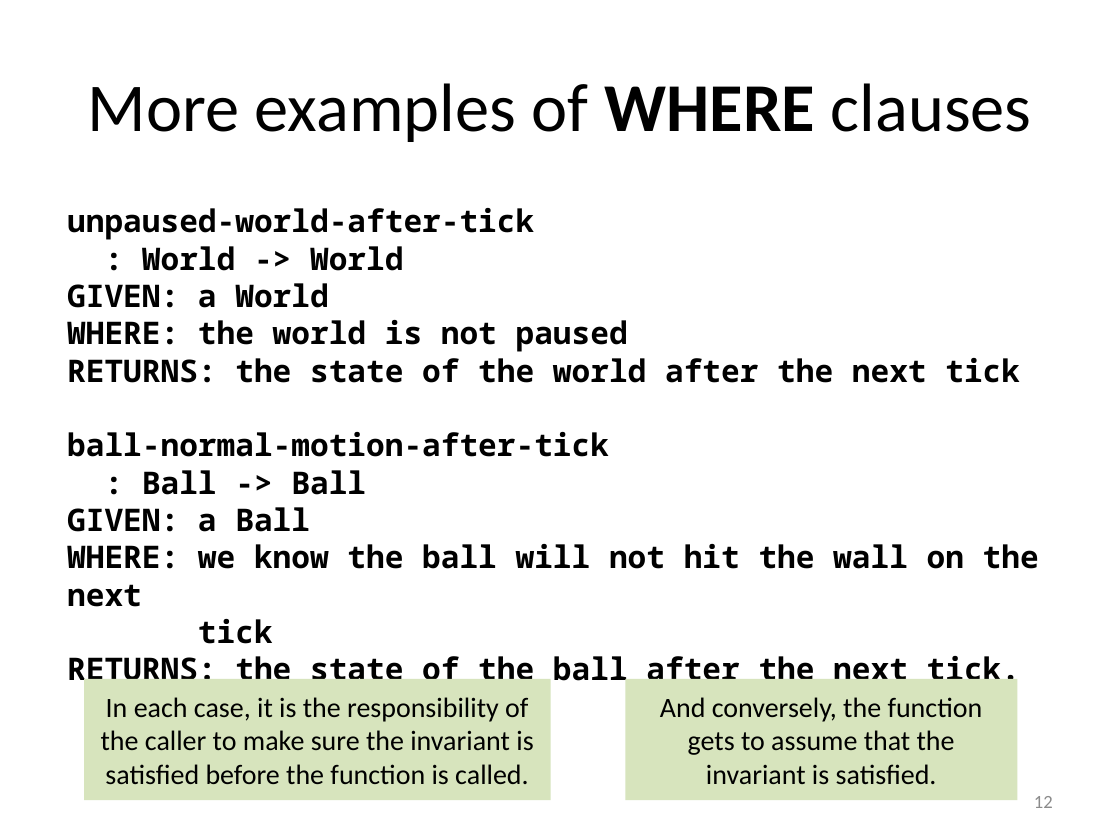
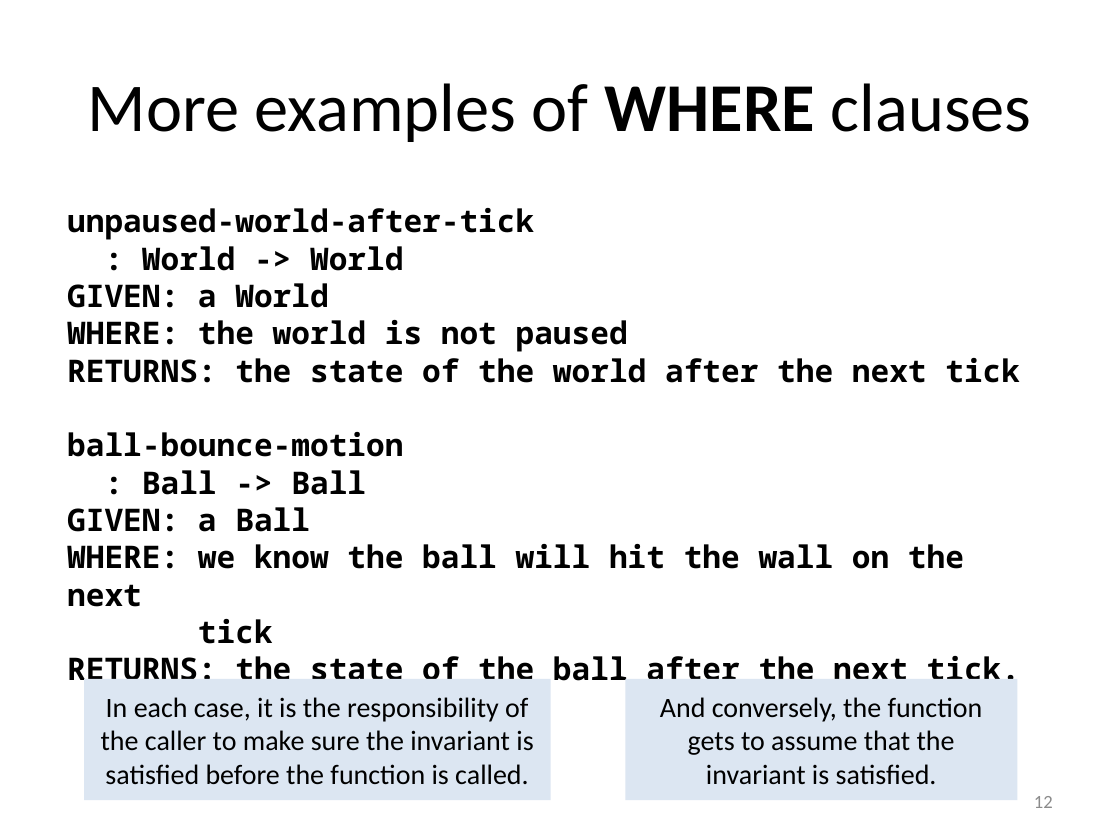
Before and after one commit to mwand/cs5010f17, a slide deck: slide 12 of Slides/Lesson 7.1-7.3 Invariants Combined.pptx. Drawn at 1120x840 pixels with LibreOffice and Linux fonts; fonts in the diff are those of the drawing. Boxes give left, top, right and bottom in pixels: in the first picture for what was removed or moved away, otherwise in the second. Text is boxed around its words. In the diff, an @@ line names an element or a change of style, - is before the commit and + after.

Commit message:
working on L71-7.3

```diff
--- a/Slides/Lesson 7.1-7.3 Invariants Combined.pptx
+++ b/Slides/Lesson 7.1-7.3 Invariants Combined.pptx
@@ text at [67, 432, 403, 457]: text changed @@
-ball-normal-motion-after-tick
+ball-bounce-motion
@@ text at [67, 544, 964, 607]: text changed @@
-WHERE: we know the ball will not hit the wall on the next
+WHERE: we know the ball will hit the wall on the next
@@ rectangle "In each case, it is ..." at [84, 679, 551, 800]: fill #D7E4BD to #DCE6F2 @@
@@ rectangle "And conversely, the function gets ..." at [625, 679, 1017, 800]: fill #D7E4BD to #DCE6F2 @@
```
Also in this commit, not shown: 2 other slides changed, 7 slides added.
